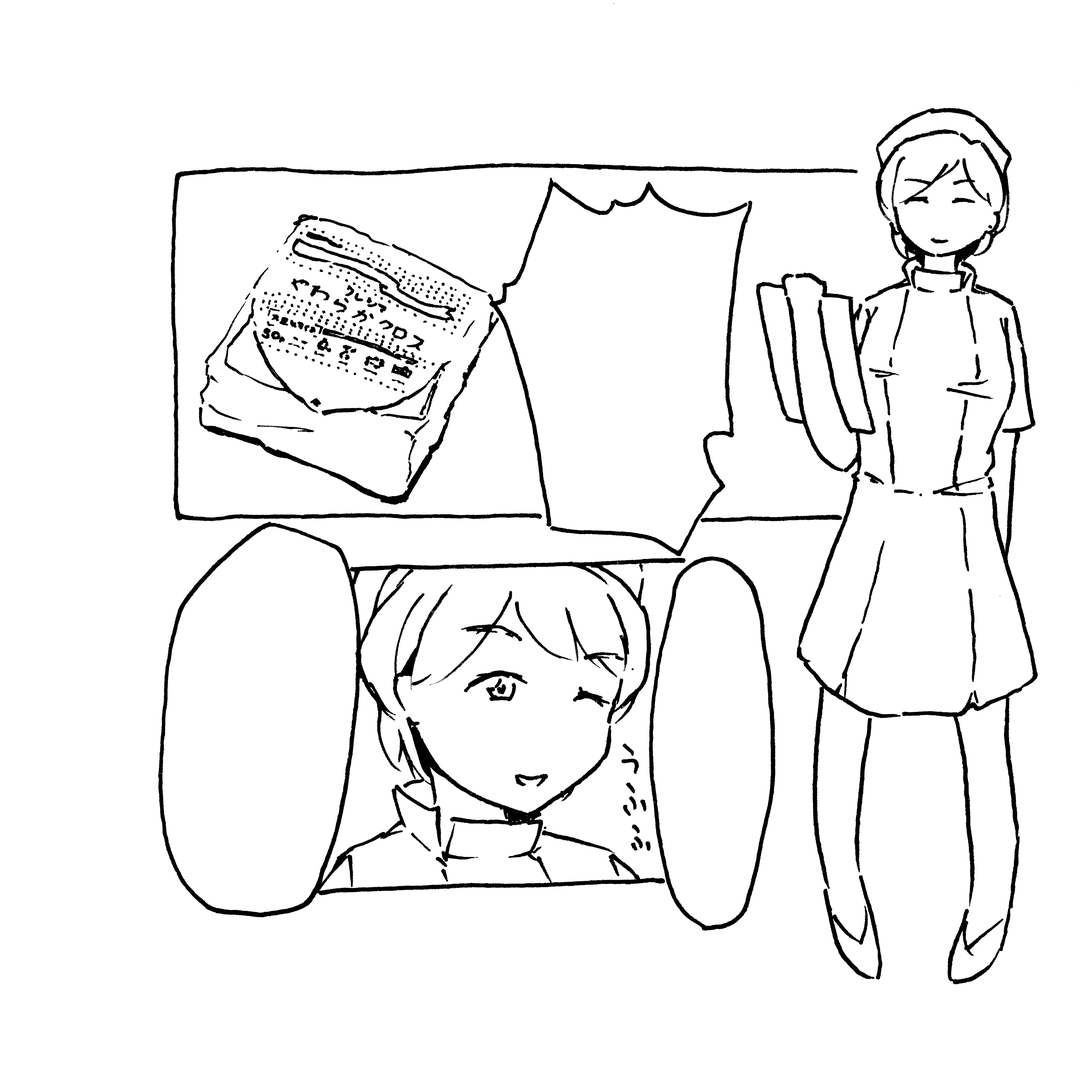
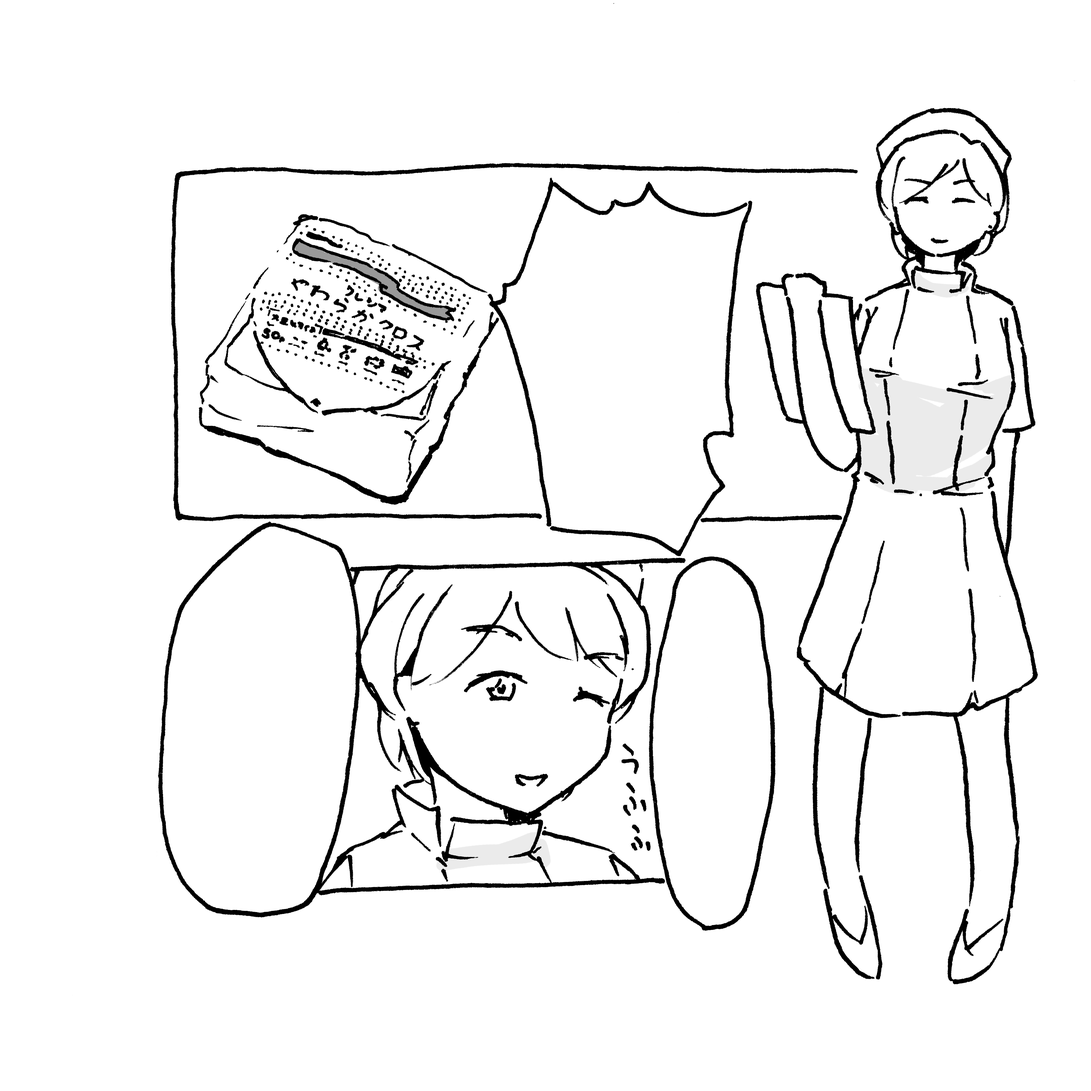
The second (1091, 1091) image is a revision of the first. Changes to its layers:
added layer "レイヤー 2" (8%) above "レイヤー 1" over [436, 268, 1017, 871]
added layer "レイヤー 1" (40%) above "背景" over [294, 241, 451, 320]
added layer "背景" over [294, 241, 1017, 871]
